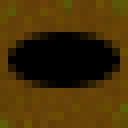
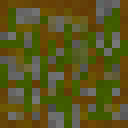
Two versions of the same layered image (128 × 128). Layer-by-layer changes:
showed "grass", painted on it over bbox(0, 8, 128, 128)
hid "hole" over bbox(8, 32, 120, 88)
showed "path" over bbox(0, 0, 128, 128)
painted on "Background" over bbox(0, 0, 128, 128)
